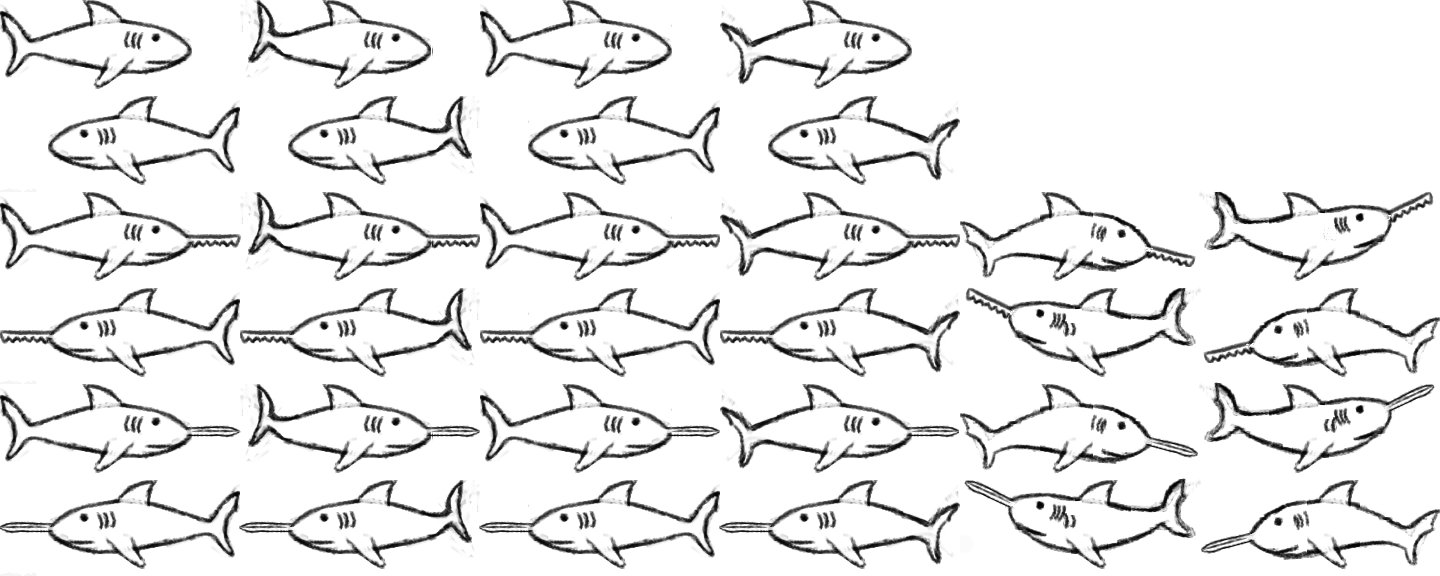
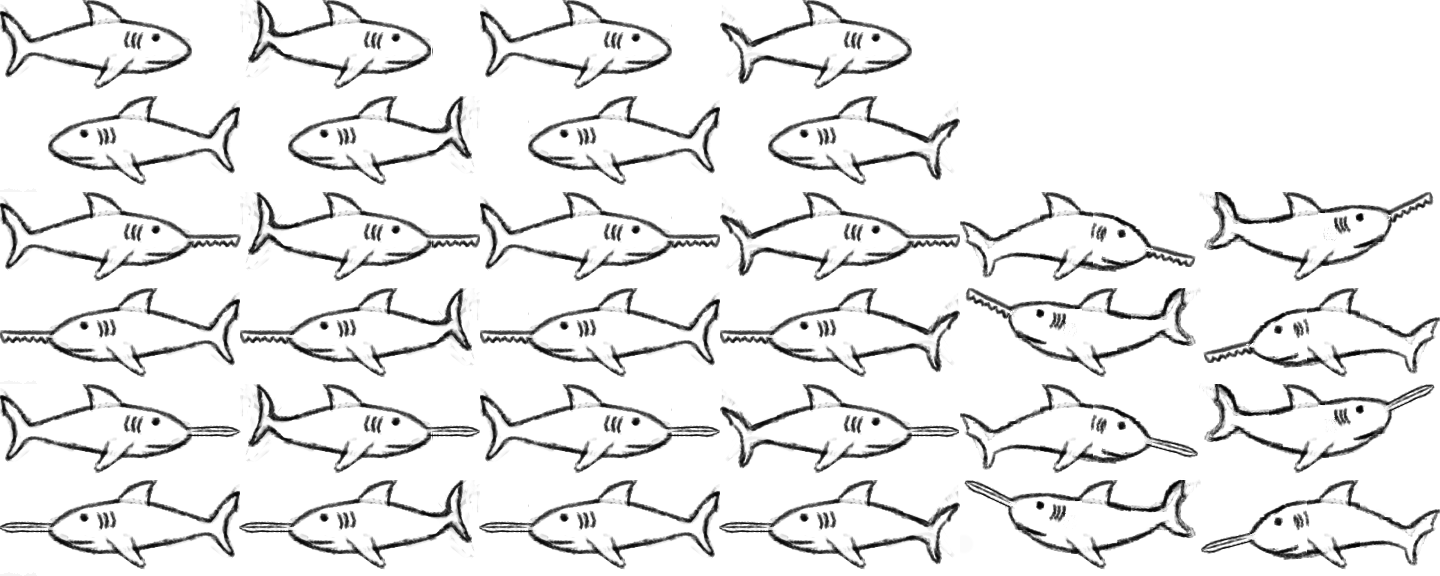
Layered file, before and after one edit (w=1440, h=576). Changes by layer:
painted on "Pasted Layer #1" over [left=1063, top=320, right=1186, bottom=529]
painted on "Pasted Layer #2" over [left=1199, top=382, right=1337, bottom=433]
